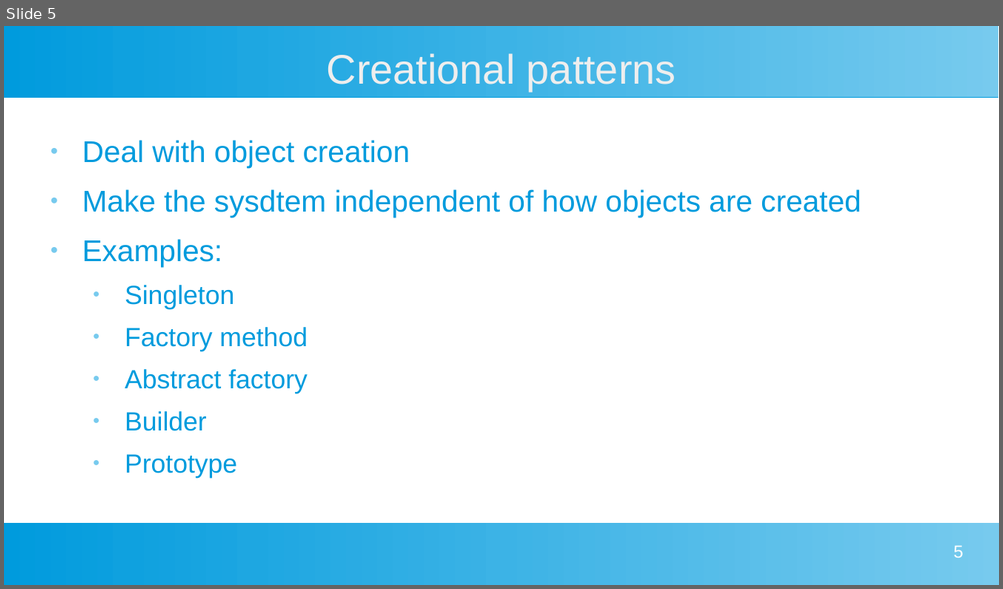
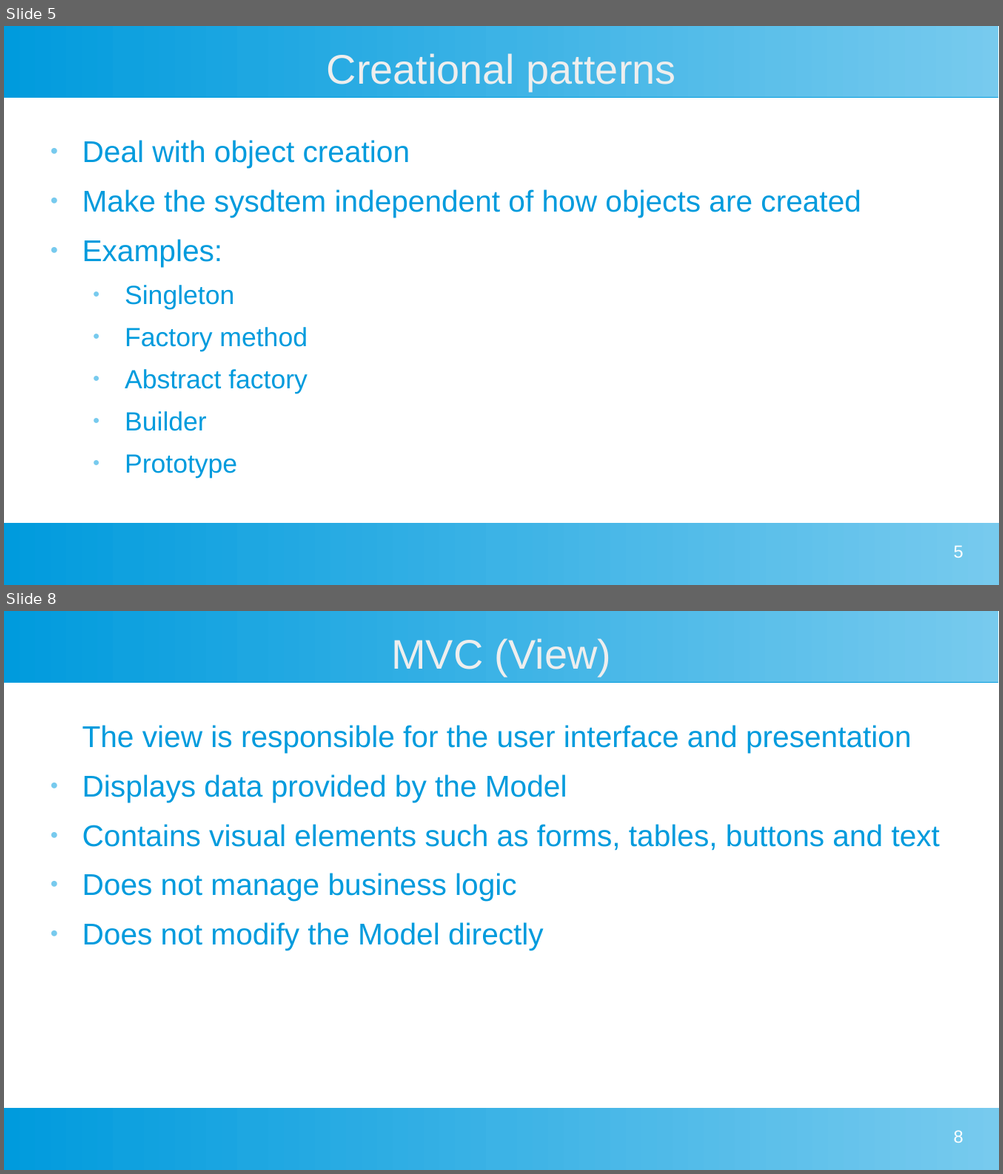
Before and after one commit to danihunn/Gomoku, a slide deck: DesignPatterns/DesignPatterns.pptx. Shown one above the other, each under a label of ours: slide 5 before the commit, slides 5 and 8 after it; the slides between them are not shown. The pictures are 1003x589 and 1003x1174 pixels, drawn with LibreOffice and Linux fonts; fonts in the diff are those of the drawing. Boxes give left, top, right and bottom in pixels: in the first picture for what was removed or moved away, otherwise in the second. Text is boxed around its words. In the diff, an @@ line names an element or a change of style, - is before the commit and + after.

```diff
--- a/DesignPatterns/DesignPatterns.pptx
+++ b/DesignPatterns/DesignPatterns.pptx
@@ slide 8 added at (4,611,999,1170), background #FFFFFF; not listed: 2 template elements that a slide beside it also shows @@
@@ title added at (391,638,611,676), 33 pt, text #EEEEEE @@
+MVC (View)
@@ text added at (82,725,939,951), 24 pt, text #009BDD @@
+The view is responsible for the user interface and presentation
+● Displays data provided by the Model
+● Contains visual elements such as forms, tables, buttons and text
+● Does not manage business logic
+● Does not modify the Model directly
@@ page number added at (953,1130,963,1143), 14 pt, text #FFFFFF @@
+8
```
Also in this commit, not shown: 6 other slides added.
